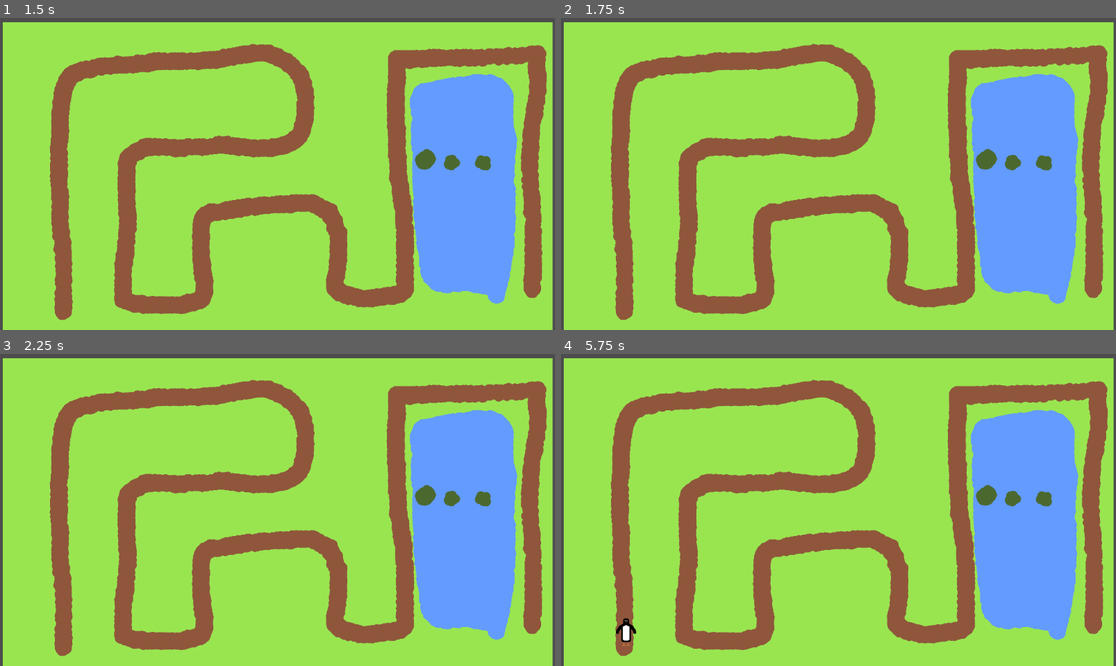
Above: before the commit, frames 1-4 (two rows, left to right).
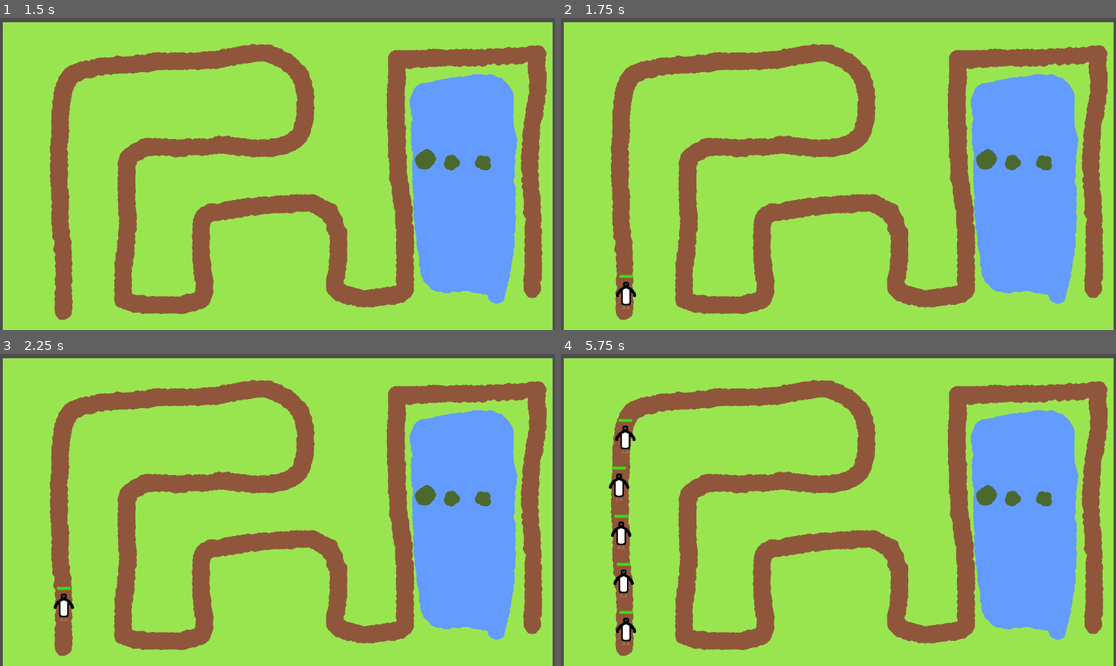
Above: after the commit, the same moments.

Repository: CrimsonCloak/pedwin
Game: Godot game, scene res://Scenes/demogame.tscn
Two runs of this game, one before a commit and one after it. Both use one fixed random seed, a clock stepped at 60 frames per second and the inputs below. Before the commit the project starts from res://Scenes/game.tscn.
Inputs:
- Up to frame 1 (1.5 s): click "Start Pedwinvasion" at 0.5 s; tap Enter at 1.25 s
- Up to frame 2 (1.75 s): no input
- Up to frame 3 (2.25 s): no input
- Up to frame 4 (5.75 s): no input

Frame 1 is identical in both runs. In frame 2, 0.2% of the frame differs, in the area x 9-14%, y 82-94%; in frame 3, 0.2%; in frame 4, 0.9%, in the area x 8-14%, y 20-94%.

Commit message:
Add pirmitive healtbar to Pedwins

Diff:
--- a/Scenes/game.tscn
+++ b/Scenes/demogame.tscn
@@ -1,7 +1,7 @@
 [gd_scene format=3 uid="uid://bhnqp8see2fnr"]
 
 [ext_resource type="Texture2D" uid="uid://cd1km3f1i5gd" path="res://Assets/Background.png" id="1_qxrlw"]
-[ext_resource type="Script" uid="uid://cur77xedsl4gn" path="res://Scenes/game.gd" id="1_wrm1d"]
+[ext_resource type="Script" uid="uid://cur77xedsl4gn" path="res://Scripts/game.gd" id="1_wrm1d"]
 
 [sub_resource type="Curve2D" id="Curve2D_qxrlw"]
 _data = {
@@ -21,7 +21,6 @@
 curve = SubResource("Curve2D_qxrlw")
 
 [node name="SpawnTimer" type="Timer" parent="." unique_id=1759072209]
-wait_time = 5.0
 
 [node name="StartButton" type="Button" parent="." unique_id=307434285]
 offset_left = 475.0
--- a/Scenes/pedwin.tscn
+++ b/Scenes/pedwin.tscn
@@ -1,7 +1,9 @@
 [gd_scene format=3 uid="uid://bo3re87ml45n1"]
 
 [ext_resource type="Texture2D" uid="uid://c3m2fo3leck3e" path="res://Assets/Pedwin/Pedwin1.png" id="1_ftnmm"]
-[ext_resource type="Script" uid="uid://bw52oqjtx07kv" path="res://Scenes/pedwin.gd" id="1_n05or"]
+[ext_resource type="Script" uid="uid://bw52oqjtx07kv" path="res://Scripts/pedwin.gd" id="1_n05or"]
+[ext_resource type="Texture2D" uid="uid://ba146lhtoldgi" path="res://Assets/Pedwin/PedwinHealthBar.png" id="3_ovojk"]
+[ext_resource type="Script" uid="uid://ba0qplxsbvaiu" path="res://Scripts/health_bar.gd" id="3_vyeco"]
 
 [node name="Pedwin" type="PathFollow2D" unique_id=2063384244]
 rotates = false
@@ -10,3 +12,15 @@
 
 [node name="Sprite2D" type="Sprite2D" parent="." unique_id=8882922]
 texture = ExtResource("1_ftnmm")
+
+[node name="healthBar" type="TextureProgressBar" parent="." unique_id=590587986 node_paths=PackedStringArray("pedwin")]
+offset_left = -16.0
+offset_top = -42.0
+offset_right = 16.0
+offset_bottom = -34.0
+fill_mode = 1
+texture_under = ExtResource("3_ovojk")
+texture_over = ExtResource("3_ovojk")
+texture_progress = ExtResource("3_ovojk")
+script = ExtResource("3_vyeco")
+pedwin = NodePath("..")
--- a/Scenes/pedwin.gd
+++ b/Scripts/health_bar.gd
@@ -1,13 +1,14 @@
-extends PathFollow2D
-@export var speed: float = 100.0
+extends TextureProgressBar
+@export var pedwin: PathFollow2D
 
 # Called when the node enters the scene tree for the first time.
 func _ready() -> void:
-	pass # Replace with function body.
-
+	pedwin.healthChanged.connect(updateHealth)
+	#updateHealth()
 
 # Called every frame. 'delta' is the elapsed time since the previous frame.
 func _process(delta: float) -> void:
-	progress += delta * speed
-	if progress_ratio >= 1.0:
-		queue_free()
+	pass
+
+func updateHealth():
+	value = pedwin.health * 100 / pedwin.maxHealth
--- /dev/null
+++ b/Scripts/pedwin.gd
@@ -0,0 +1,19 @@
+extends PathFollow2D
+@export var speed: float = 100.0
+@export var maxHealth: int = 2
+@onready var health: int = maxHealth
+
+signal healthChanged # For later
+# Called when the node enters the scene tree for the first time.
+func _ready() -> void:
+	pass
+
+
+# Called every frame. 'delta' is the elapsed time since the previous frame.
+func _process(delta: float) -> void:
+	progress += delta * speed
+	if progress_ratio >= 1.0:
+		queue_free()
+
+func update_health():
+	var currentHealthPercentage = health / maxHealth
Binary file added: Assets/Pedwin/PedwinHealthBar.png
Not shown, added: Assets/Pedwin/PedwinHealthBar.png.import
Renamed: Scenes/game.gd -> Scripts/game.gd
Renamed: Scenes/game.gd.uid -> Scripts/game.gd.uid
Not shown, added: Scripts/health_bar.gd.uid
Renamed: Scenes/pedwin.gd.uid -> Scripts/pedwin.gd.uid
